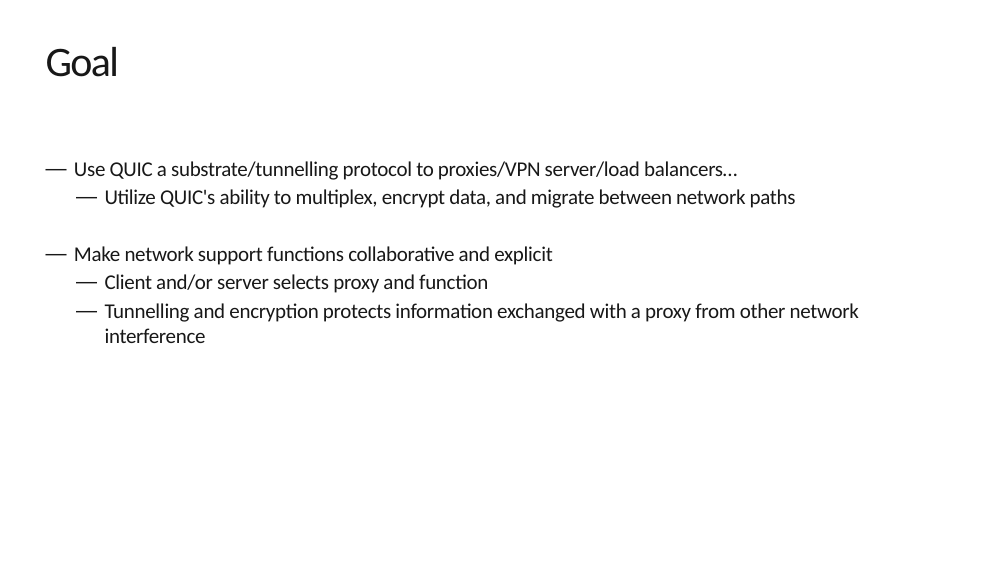
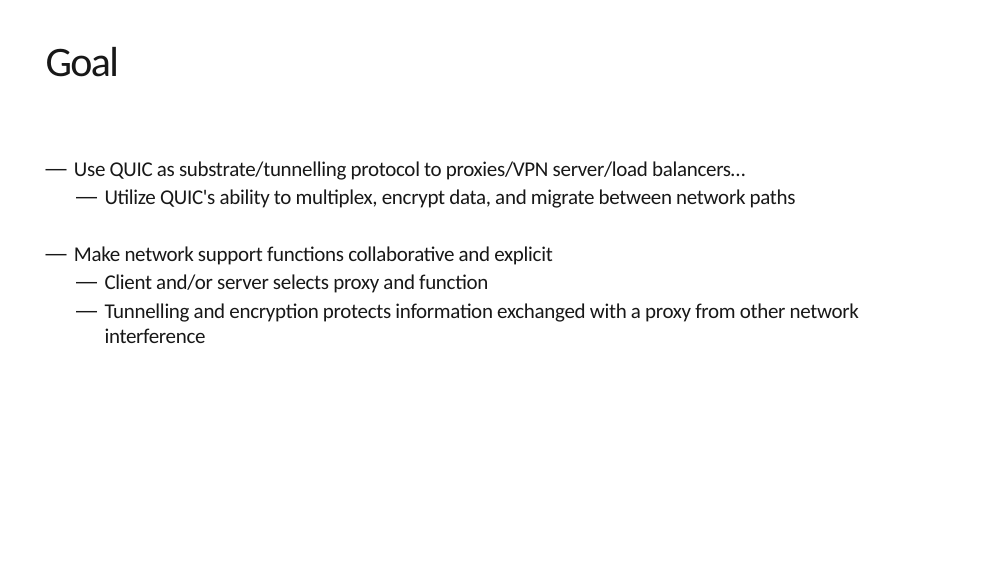
Before and after one commit to mirjak/draft-kuehlewind-quic-substrate, a slide deck: slide 2 of ietf105-masque-side-meeting.pptx. Drawn at 1008x567 pixels with LibreOffice and Linux fonts; fonts in the diff are those of the drawing; background and template pictures are left out. Boxes give left, top, right and bottom in pixels: in the first picture for what was removed or moved away, otherwise in the second. Text is boxed around its words. In the diff, an @@ line names an element or a change of style, - is before the commit and + after.

```diff
--- a/ietf105-masque-side-meeting.pptx
+++ b/ietf105-masque-side-meeting.pptx
@@ text at (74, 161, 745, 180): text changed @@
-— Use QUIC a substrate/tunnelling protocol to proxies/VPN server/load balancers…
+— Use QUIC as substrate/tunnelling protocol to proxies/VPN server/load balancers…
```
Also in this commit, not shown: 1 other file.
